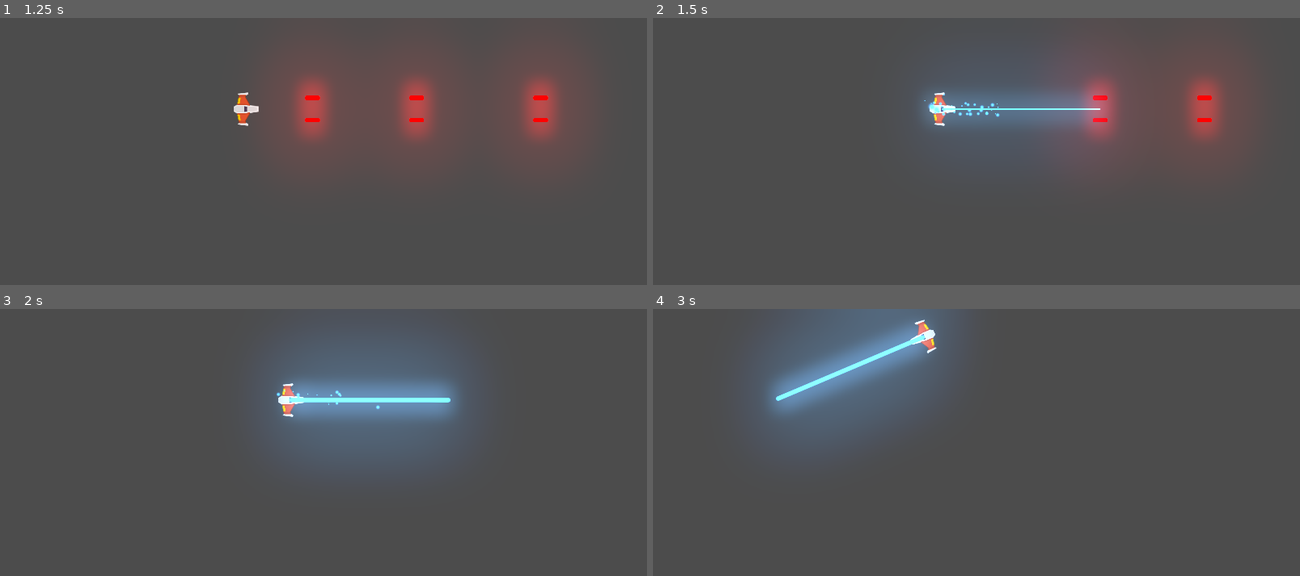
Above: before the commit, frames 1-4 (two rows, left to right).
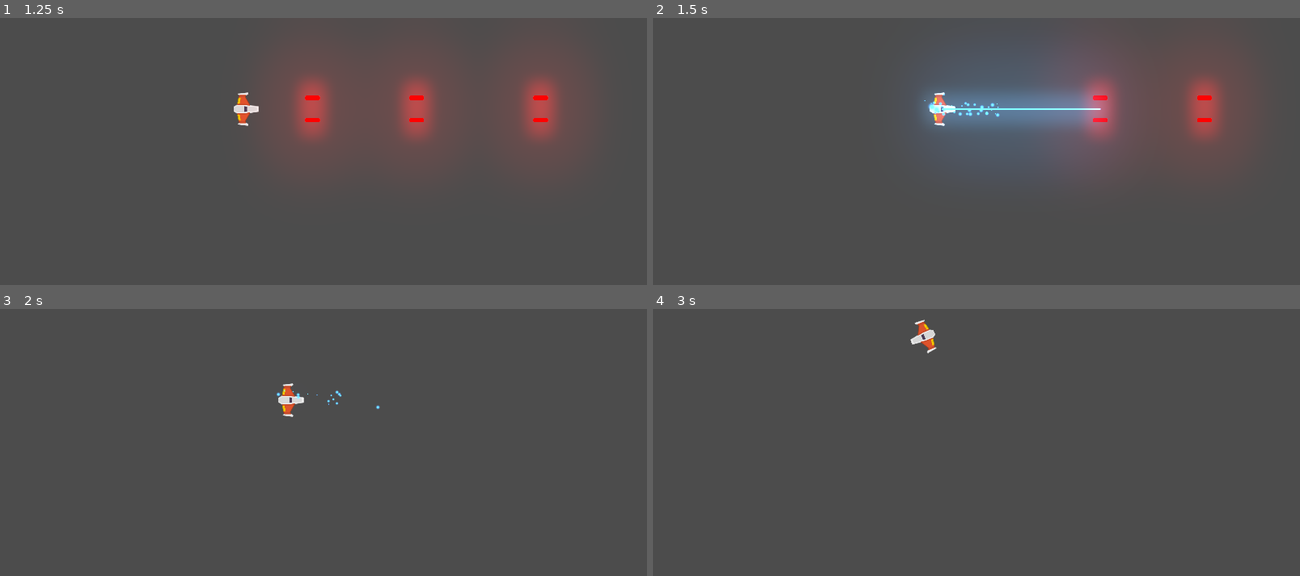
Above: after the commit, the same moments.

Repository: nicow222/MeteoritosGodot
Game: Godot game, scene res://Juego/Niveles/NivelTest.tscn
Same seed, same stepped clock (60 frames per second), same inputs: the game is played once before the commit and once after it.
Inputs (mouse positions are in pixels of both pictures, inside the frame that each line leads up to):
- Up to frame 1 (1.25 s): tap Enter at 0.5 s; move the mouse to (465, 180) at 0.52 s; hold W (mover_adelante) from 0.53 s (still down); hold Space (disparo_principal) from 0.53 s (still down)
- Up to frame 2 (1.5 s): move the mouse to (847, 218) at 1.27 s; release W (mover_adelante) at 1.28 s; release Space (disparo_principal) at 1.28 s; hold S (mover_atras) from 1.28 s (still down); right-click (847, 218) at 1.35 s
- Up to frame 3 (2 s): keep holding S (mover_atras)
- Up to frame 4 (3 s): move the mouse to (1041, 410) at 2.02 s; release S (mover_atras) at 2.03 s; hold A (rotar_antihorario) 2.03-2.78 s; hold W (mover_adelante) from 2.03 s (still down); move the mouse to (944, 562) at 2.77 s; tap D (rotar_horario) at 2.85 s

Frame 1 is identical in both runs. In frame 2, less than 0.1% of the frame differs, in the area x 44-70%, y 33-35%; in frame 3, 13%, in the area x 41-73%, y 9-59%; in frame 4, 12%.

Commit message:
bugfix animacion laser beam

Diff:
--- a/Juego/Proyectiles/Laser/LaserBeam2D.gd
+++ b/Juego/Proyectiles/Laser/LaserBeam2D.gd
@@ -75,7 +75,7 @@
 func appear() -> void:
 	if tween.is_active():
 		tween.stop_all()
-	tween.interpolate_property(fill, "width", 0, line_width, growth_time * 2)
+	tween.interpolate_property(fill, "width", 0, line_width, growth_time)
 	tween.start()
 
 
